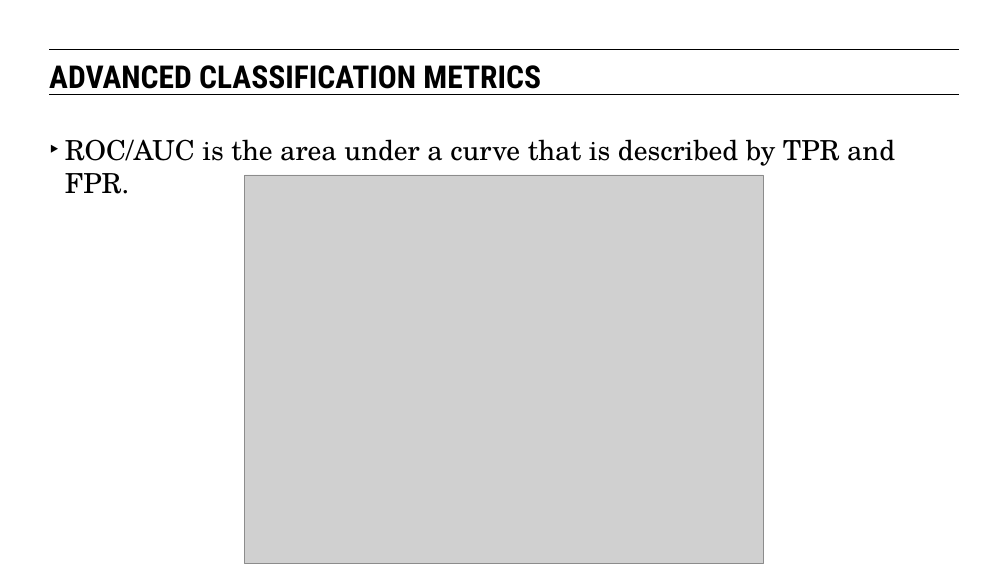
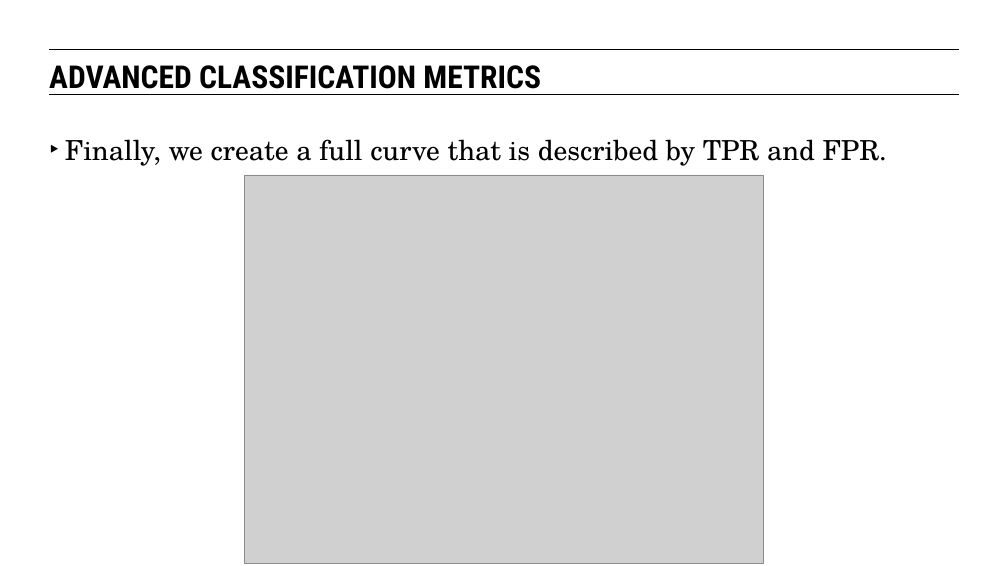
Before and after one commit to eflautt/ga-data-science, a slide deck: slide 54 of lessons/lesson-09/09-intro-to-logistic-regression.pptx (slide 45 before the commit). Drawn at 1008x566 pixels with LibreOffice and Linux fonts; fonts in the diff are those of the drawing; grey boxes stand for pictures. Boxes give left, top, right and bottom in pixels: in the first picture for what was removed or moved away, otherwise in the second. Text is boxed around its words. In the diff, an @@ line names an element or a change of style, - is before the commit and + after.

```diff
--- a/lessons/lesson-09/09-intro-to-logistic-regression.pptx
+++ b/lessons/lesson-09/09-intro-to-logistic-regression.pptx
@@ text at (65, 139, 887, 166): text changed @@
-‣ ROC/AUC is the area under a curve that is described by TPR and FPR.
+‣ Finally, we create a full curve that is described by TPR and FPR.
```
Also in this commit, not shown: 15 other slides changed, 11 slides added.
